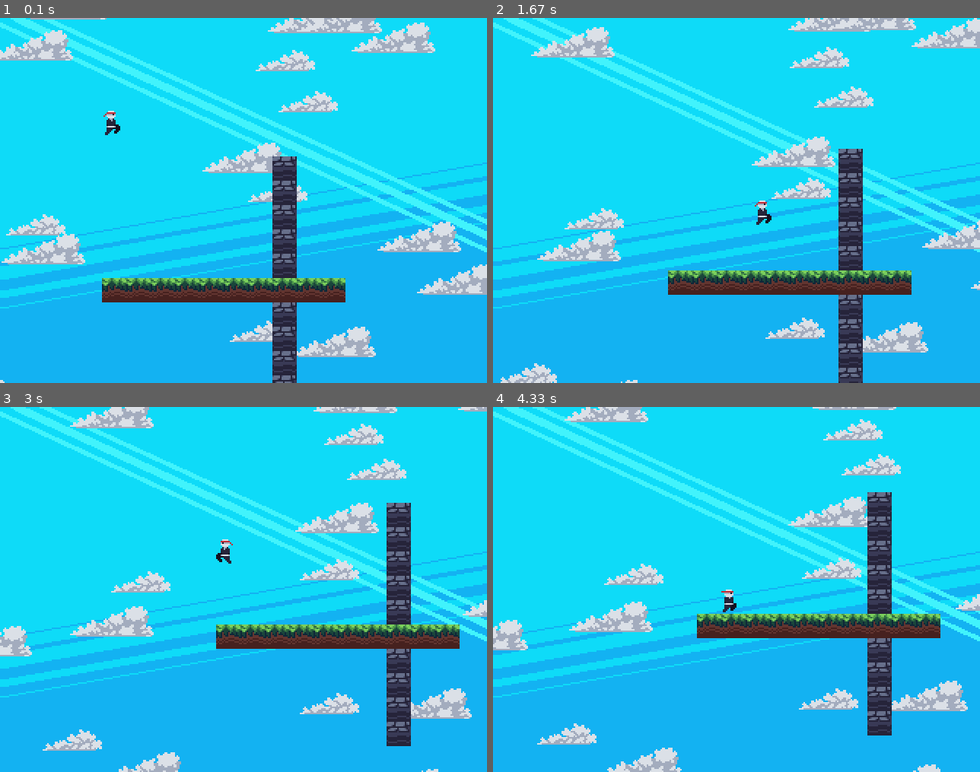
Above: before the commit, frames 1-4 (two rows, left to right).
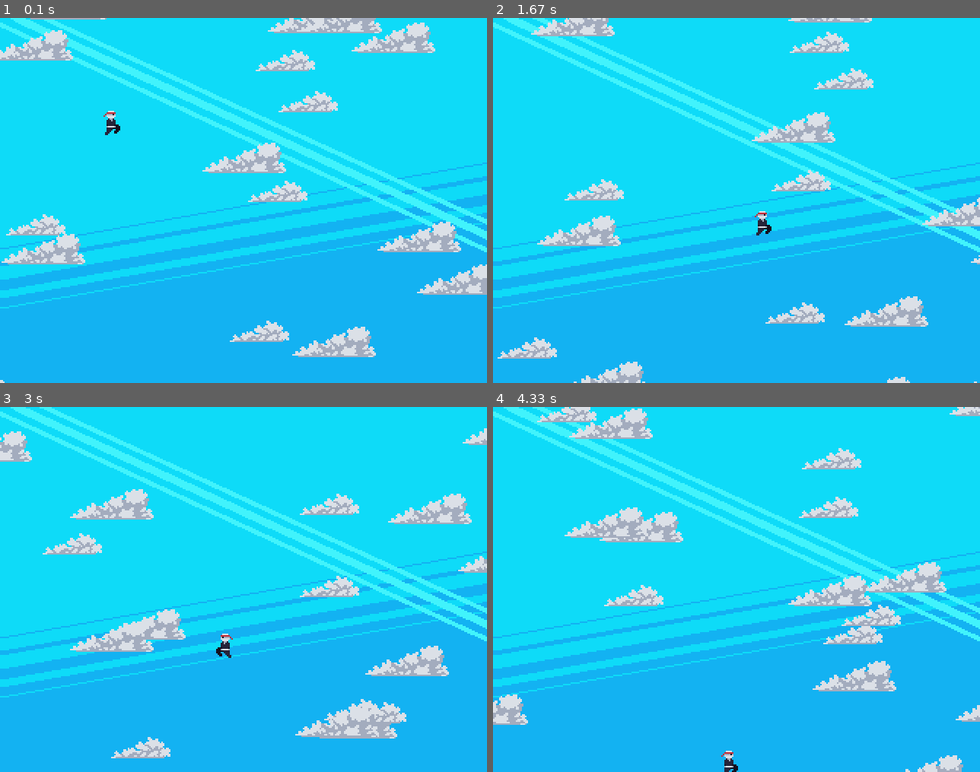
Above: after the commit, the same moments.

Repository: saidur-sadi/pygame_ninja_game
Game: pygame game, started from game.py
Same seed, same stepped clock (60 frames per second), same inputs: the game is played once before the commit and once after it.
Inputs:
- Up to frame 1 (0.1 s): no input
- Up to frame 2 (1.67 s): hold Right 0.33-0.8 s; hold Up 0.83-1.13 s; hold Right 1.17-1.63 s
- Up to frame 3 (3 s): hold Left 1.67-2.2 s; hold Left 2.23-2.63 s; hold Up from 2.67 s (still down)
- Up to frame 4 (4.33 s): release Up at 3.03 s; hold Right 3.07-3.7 s; hold Left 3.73-4.2 s; hold Right from 4.23 s (still down)

The runs differ from the first frame. In frame 1, 6.1% of the frame differs, in the area x 20-71%, y 37-100%; in frame 2, 19%; in frame 3, 20%, in the area x 0-100%, y 0-100%; in frame 4, 19%.

Commit message:
Level editor half done

Diff:
--- /dev/null
+++ b/editor.py
@@ -0,0 +1,154 @@
+import sys
+import pygame
+
+from scripts.utils import load_images
+from scripts.tilemap import Tilemap
+
+# how much we're multiplying the size of each pixel
+RENDER_SCALE = 2.0
+
+
+class Editor:
+    def __init__(self):
+        pygame.init()
+
+        pygame.display.set_caption('editor')
+        self.screen = pygame.display.set_mode((640, 480))
+
+        # we render on this smaller displayer, and scale up to the bigger screen
+        self.display = pygame.Surface((320, 240))  # default black
+
+        # May want to restrict frame for games since every frame is rendered
+        # individually and we don't want out CPU to be overloaded
+        self.clock = pygame.time.Clock()
+
+        self.assets = {
+            'decor': load_images('tiles/decor'),
+            'grass': load_images('tiles/grass'),
+            'stone': load_images('tiles/stone'),
+            'large_decor': load_images('tiles/large_decor'),
+        }
+        self.movement = [False, False, False, False]
+
+        self.tilemap = Tilemap(self, tile_size=16)
+
+        self.scroll = [0, 0]
+
+        self.tile_list = list(self.assets)
+        self.tile_group = 0
+        self.tile_variant = 0
+
+        self.clicking = False
+        self.right_clicking = False
+
+        self.shift = False
+
+    def run(self):
+        while True:
+            # Fill the screen: everything from last fram will be replace with this color
+            # Create a rectangle with: top left pos, width and height
+            # self.display.fill((14, 219, 248))
+            self.display.fill((0, 0, 0))
+
+            # move camera using keyboard (wasd)
+            self.scroll[0] += (self.movement[1] - self.movement[0])*2
+            self.scroll[1] += (self.movement[3] - self.movement[2])*2
+
+            render_scroll = (int(self.scroll[0]), int(self.scroll[1]))
+            self.tilemap.render(self.display, offset=render_scroll)
+
+            # copy since we want to set alpha (opacity)
+            current_tile_img = self.assets[self.tile_list[self.tile_group]][self.tile_variant].copy()
+            current_tile_img.set_alpha(100)  # 0 is fully transparent
+
+            # mouse position
+            mpos = pygame.mouse.get_pos()
+            # because our game is scaled up by 2
+            mpos = (mpos[0] / RENDER_SCALE, mpos[1] / RENDER_SCALE)
+
+            tile_pos = (int((mpos[0] + self.scroll[0]) // self.tilemap.tile_size),
+                        int((mpos[1] + self.scroll[1]) // self.tilemap.tile_size))
+
+            # to see where the next tile will be placed
+            # convert tile_pos back to pixel pos, remove scroll
+            self.display.blit(current_tile_img, (tile_pos[0] * self.tilemap.tile_size -
+                              self.scroll[0], tile_pos[1] * self.tilemap.tile_size-self.scroll[1]))
+
+            # left click to create tile
+            if self.clicking:
+                self.tilemap.tilemap[str(tile_pos[0]) + ';'+str(tile_pos[1])] = {
+                    'type': self.tile_list[self.tile_group],
+                    'variant': self.tile_variant,
+                    'pos': tile_pos
+                }
+
+            # right click to delete tiles
+            if self.right_clicking:
+                tile_loc = str(tile_pos[0]) + ';' + str(tile_pos[1])
+                if tile_loc in self.tilemap.tilemap:
+                    del self.tilemap.tilemap[tile_loc]
+
+            self.display.blit(current_tile_img, (5, 5))
+
+            # blit essentially copy the memory to the position
+            # we can blit any surface to to others
+            for event in pygame.event.get():
+                if event.type == pygame.QUIT:  # click X on the window
+                    pygame.quit()
+                    sys.exit()
+                if event.type == pygame.MOUSEBUTTONDOWN:
+                    if event.button == 1:  # left click
+                        self.clicking = True
+                    if event.button == 3:  # right click
+                        self.right_clicking = True
+                    if self.shift:
+                        if event.button == 4:  # scroll up
+                            self.tile_variant = (
+                                self.tile_variant - 1) % len(self.assets[self.tile_list[self.tile_group]])
+                        if event.button == 5:  # scroll down
+                            self.tile_variant = (
+                                self.tile_variant + 1) % len(self.assets[self.tile_list[self.tile_group]])
+                    else:
+                        if event.button == 4:  # scroll up
+                            self.tile_group = (
+                                self.tile_group - 1) % len(self.tile_list)
+                            self.tile_variant = 0  # reset: prevent index error
+                        if event.button == 5:  # scroll down
+                            self.tile_group = (
+                                self.tile_group + 1) % len(self.tile_list)
+                            self.tile_variant = 0  # reset: prevent index error
+                if event.type == pygame.MOUSEBUTTONUP:
+                    if event.button == 1:
+                        self.clicking = False
+                    if event.button == 3:
+                        self.right_clicking = False
+
+                if event.type == pygame.KEYDOWN:
+                    if event.key == pygame.K_a:
+                        self.movement[0] = True
+                    if event.key == pygame.K_d:
+                        self.movement[1] = True
+                    if event.key == pygame.K_w:
+                        self.movement[2] = True
+                    if event.key == pygame.K_s:
+                        self.movement[3] = True
+                    if event.key == pygame.K_LSHIFT:
+                        self.shift = True
+                if event.type == pygame.KEYUP:
+                    if event.key == pygame.K_a:
+                        self.movement[0] = False
+                    if event.key == pygame.K_d:
+                        self.movement[1] = False
+                    if event.key == pygame.K_w:
+                        self.movement[2] = False
+                    if event.key == pygame.K_s:
+                        self.movement[3] = False
+                    if event.key == pygame.K_LSHIFT:
+                        self.shift = False
+            self.screen.blit(pygame.transform.scale(
+                self.display, self.screen.get_size()), (0, 0))
+            pygame.display.update()
+            self.clock.tick(60)  # 60 fps
+
+
+Editor().run()
--- a/scripts/tilemap.py
+++ b/scripts/tilemap.py
@@ -12,10 +12,6 @@
         self.tile_size = tile_size
         self.tilemap = {}  # every tile
         self.offgrid_tiles = []
-
-        for i in range(10):
-            self.tilemap[str(3 + i) + ';10'] = {'type': 'grass', 'variant': 1, 'pos': (3 + i, 10)}
-            self.tilemap['10;' + str(5 + i)] = {'type': 'stone', 'variant': 1, 'pos': (10, 5 + i)}
 
     def tiles_around(self, pos):
         tiles = []
